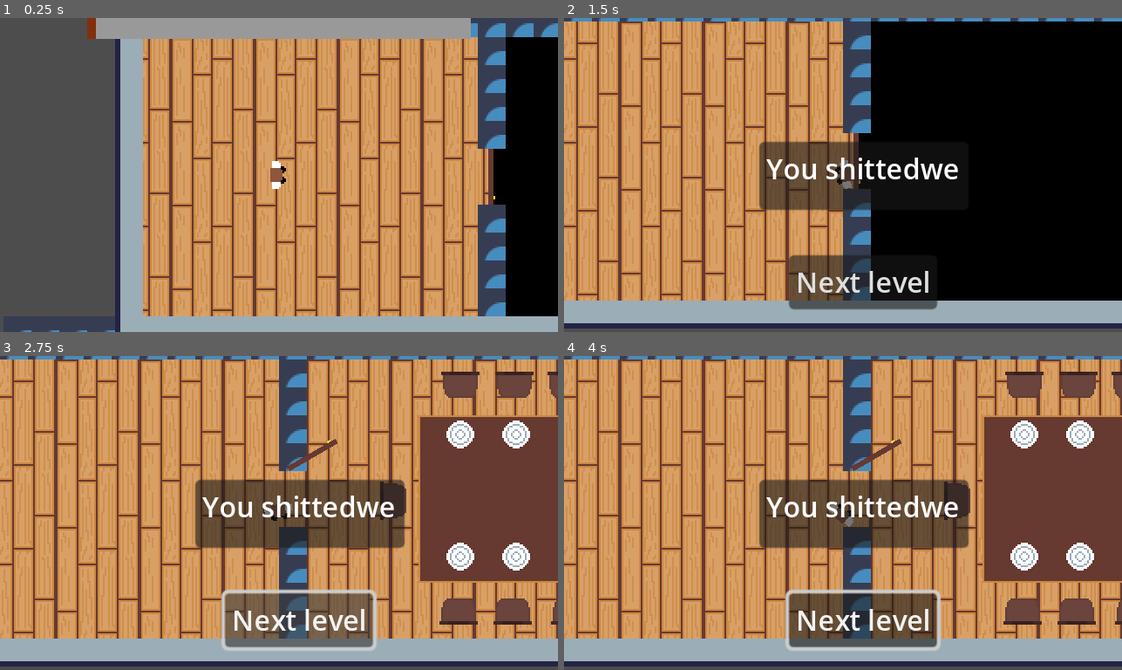
Above: before the commit, frames 1-4 (two rows, left to right).
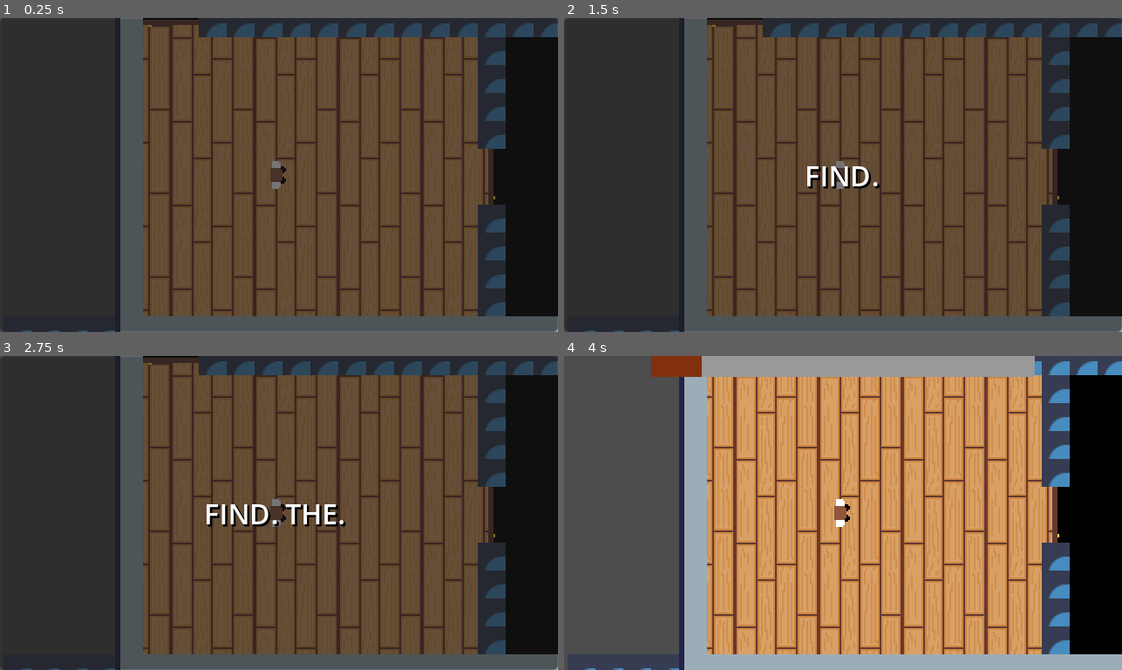
Above: after the commit, the same moments.

Repository: Access547/UWE-Game-Jam
Game: Godot game, scene res://Scenes/House level.tscn
The game is run twice, just before and just after one commit, with the same random seed, the same clock (stepped at 60 frames per second) and the same inputs. The engine's default icon, where the game draws it, is replaced by a stand-in: a white triangle on a blue panel in a dark square. Sound files missing from this copy of the repository are replaced by a short silence.
Inputs (mouse positions are in pixels of both pictures, inside the frame that each line leads up to):
- Up to frame 1 (0.25 s): no input
- Up to frame 2 (1.5 s): move the mouse to (965, 159) at 0.52 s; hold D (move_right) 0.53-1.28 s; click (965, 159) at 0.6 s; move the mouse to (731, 190) at 1.27 s; hold S (move_down) from 1.28 s (still down); tap Space (shit) at 1.35 s
- Up to frame 3 (2.75 s): release S (move_down) at 2 s; click (301, 619) at 2 s, where only the run before the commit has a clickable "Next level"
- Up to frame 4 (4 s): click (865, 619) at 2.75 s, where only the run before the commit has a clickable "Next level"; tap Enter at 3.5 s; move the mouse to (898, 443) at 3.52 s; hold D (move_right) from 3.53 s (still down); click (898, 443) at 3.6 s

The runs differ from the first frame. In frame 1, 91% of the frame differs, in the area x 0-100%, y 0-100%; in frame 2, 86%; in frame 3, 85%; in frame 4, 81%.

Commit message:
Added AMAZING intro cutscene
Added intro cutscene to character, can be used on any level!

Diff:
--- a/Scenes/House.tscn
+++ b/Scenes/House.tscn
@@ -662,7 +662,7 @@
 size = Vector2(51.1476, 20)
 
 [sub_resource type="RectangleShape2D" id="RectangleShape2D_jw1b1"]
-size = Vector2(32, 20)
+size = Vector2(32, 21)
 
 [node name="House" type="Node2D"]
 
@@ -783,6 +783,11 @@
 shape = SubResource("RectangleShape2D_jw1b1")
 debug_color = Color(0.290196, 0.631373, 0, 0.419608)
 
+[node name="CollisionShape2D2" type="CollisionShape2D" parent="Dialog Starter"]
+position = Vector2(112, -76.5)
+shape = SubResource("RectangleShape2D_jw1b1")
+debug_color = Color(0.290196, 0.631373, 0, 0.419608)
+
 [node name="NPC" parent="." instance=ExtResource("12_6xjg4")]
 position = Vector2(80, -71)
 rotation = 1.57488
--- a/Scenes/character.tscn
+++ b/Scenes/character.tscn
@@ -1,10 +1,11 @@
-[gd_scene load_steps=11 format=3 uid="uid://ck777aksqa1dj"]
+[gd_scene load_steps=14 format=3 uid="uid://ck777aksqa1dj"]
 
 [ext_resource type="Script" path="res://Scripts/character.gd" id="1_ph1sw"]
 [ext_resource type="Texture2D" uid="uid://foouufiglu3v" path="res://Assets/Art/Player_sprite.png" id="2_bl4ww"]
 [ext_resource type="Texture2D" uid="uid://dutdtbbi0qkll" path="res://Assets/Art/Poop stain.png" id="2_pcg3d"]
 [ext_resource type="Script" path="res://Scripts/Camera.gd" id="3_sytrh"]
 [ext_resource type="Script" path="res://Scripts/Poop Meter.gd" id="3_yp88r"]
+[ext_resource type="PackedScene" uid="uid://bu0fl23dqgk37" path="res://Scenes/find_the_toilet.tscn" id="6_2likp"]
 
 [sub_resource type="RectangleShape2D" id="RectangleShape2D_l3ptw"]
 size = Vector2(9, 16)
@@ -16,6 +17,84 @@
 
 [sub_resource type="StyleBoxFlat" id="StyleBoxFlat_jrcxs"]
 bg_color = Color(0.509804, 0.184314, 0.0509804, 1)
+
+[sub_resource type="Animation" id="Animation_g5rid"]
+resource_name = "Default"
+length = 4.0
+tracks/0/type = "method"
+tracks/0/imported = false
+tracks/0/enabled = true
+tracks/0/path = NodePath("Find the toilet")
+tracks/0/interp = 1
+tracks/0/loop_wrap = true
+tracks/0/keys = {
+"times": PackedFloat32Array(0),
+"transitions": PackedFloat32Array(1),
+"values": [{
+"args": [],
+"method": &"start"
+}]
+}
+tracks/1/type = "method"
+tracks/1/imported = false
+tracks/1/enabled = true
+tracks/1/path = NodePath("../..")
+tracks/1/interp = 1
+tracks/1/loop_wrap = true
+tracks/1/keys = {
+"times": PackedFloat32Array(0, 4),
+"transitions": PackedFloat32Array(1, 1),
+"values": [{
+"args": [],
+"method": &"ChangeCanMove"
+}, {
+"args": [],
+"method": &"StartTTP"
+}]
+}
+tracks/2/type = "value"
+tracks/2/imported = false
+tracks/2/enabled = true
+tracks/2/path = NodePath(".:visible")
+tracks/2/interp = 1
+tracks/2/loop_wrap = true
+tracks/2/keys = {
+"times": PackedFloat32Array(0, 4),
+"transitions": PackedFloat32Array(1, 1),
+"update": 1,
+"values": [true, false]
+}
+tracks/3/type = "method"
+tracks/3/imported = false
+tracks/3/enabled = true
+tracks/3/path = NodePath("../..")
+tracks/3/interp = 1
+tracks/3/loop_wrap = true
+tracks/3/keys = {
+"times": PackedFloat32Array(4),
+"transitions": PackedFloat32Array(1),
+"values": [{
+"args": [],
+"method": &"ChangeCanMove"
+}]
+}
+tracks/4/type = "value"
+tracks/4/imported = false
+tracks/4/enabled = true
+tracks/4/path = NodePath("../Control/ProgressBar:visible")
+tracks/4/interp = 1
+tracks/4/loop_wrap = true
+tracks/4/keys = {
+"times": PackedFloat32Array(0, 4),
+"transitions": PackedFloat32Array(1, 1),
+"update": 1,
+"values": [false, true]
+}
+
+[sub_resource type="AnimationLibrary" id="AnimationLibrary_gv78i"]
+_data = {
+"Default": SubResource("Animation_g5rid")
+}
 
 [sub_resource type="RectangleShape2D" id="RectangleShape2D_5duls"]
 size = Vector2(9, 16)
@@ -158,6 +237,23 @@
 theme_override_font_sizes/font_size = 12
 text = "Menu"
 
+[node name="Panel" type="Panel" parent="HUD"]
+visible = false
+anchors_preset = 15
+anchor_right = 1.0
+anchor_bottom = 1.0
+grow_horizontal = 2
+grow_vertical = 2
+
+[node name="Find the toilet" parent="HUD/Panel" instance=ExtResource("6_2likp")]
+layout_mode = 1
+
+[node name="AnimationPlayer" type="AnimationPlayer" parent="HUD/Panel"]
+libraries = {
+"": SubResource("AnimationLibrary_gv78i")
+}
+autoplay = "Default"
+
 [node name="ttp" type="Timer" parent="."]
 wait_time = 30.0
 one_shot = true
@@ -173,6 +269,9 @@
 [node name="CollisionShape2D" type="CollisionShape2D" parent="interactable"]
 position = Vector2(-0.5, 0)
 shape = SubResource("RectangleShape2D_5duls")
+
+[node name="AudioStreamPlayer2D" type="AudioStreamPlayer2D" parent="."]
+volume_db = -20.0
 
 [connection signal="pressed" from="HUD/youLose/Replay" to="." method="_on_replay_pressed"]
 [connection signal="pressed" from="HUD/youLose/Menu" to="." method="_on_menu_pressed"]
--- /dev/null
+++ b/Scenes/find_the_toilet.tscn
@@ -0,0 +1,71 @@
+[gd_scene load_steps=5 format=3 uid="uid://bu0fl23dqgk37"]
+
+[ext_resource type="AudioStream" uid="uid://b7nyo40juc5id" path="res://Assets/Sounds/SFX/Impact noise.wav" id="1_lwvk1"]
+[ext_resource type="Script" path="res://Scripts/find_the_toilet.gd" id="1_ns651"]
+
+[sub_resource type="Animation" id="Animation_h0g37"]
+resource_name = "Default"
+length = 4.0
+tracks/0/type = "value"
+tracks/0/imported = false
+tracks/0/enabled = true
+tracks/0/path = NodePath("RichTextLabel:visible_ratio")
+tracks/0/interp = 1
+tracks/0/loop_wrap = true
+tracks/0/keys = {
+"times": PackedFloat32Array(0, 1, 2, 3),
+"transitions": PackedFloat32Array(4838.61, 4838.61, 4838.61, 1e-05),
+"update": 0,
+"values": [0.0, 0.33, 0.66, 1.0]
+}
+tracks/1/type = "value"
+tracks/1/imported = false
+tracks/1/enabled = true
+tracks/1/path = NodePath("AudioStreamPlayer:playing")
+tracks/1/interp = 1
+tracks/1/loop_wrap = true
+tracks/1/keys = {
+"times": PackedFloat32Array(1, 2, 3),
+"transitions": PackedFloat32Array(1, 1, 1),
+"update": 1,
+"values": [true, true, true]
+}
+
+[sub_resource type="AnimationLibrary" id="AnimationLibrary_28ytb"]
+_data = {
+"Default": SubResource("Animation_h0g37")
+}
+
+[node name="Find the toilet" type="Control"]
+layout_mode = 3
+anchors_preset = 15
+anchor_right = 1.0
+anchor_bottom = 1.0
+grow_horizontal = 2
+grow_vertical = 2
+script = ExtResource("1_ns651")
+
+[node name="AudioStreamPlayer" type="AudioStreamPlayer" parent="."]
+stream = ExtResource("1_lwvk1")
+volume_db = -15.0
+
+[node name="RichTextLabel" type="RichTextLabel" parent="."]
+layout_mode = 1
+anchors_preset = 14
+anchor_top = 0.5
+anchor_right = 1.0
+anchor_bottom = 0.5
+offset_top = -11.5
+offset_bottom = 11.5
+grow_horizontal = 2
+grow_vertical = 2
+theme_override_colors/default_color = Color(1, 1, 1, 1)
+theme_override_colors/font_shadow_color = Color(0, 0, 0, 1)
+bbcode_enabled = true
+text = "[center]FIND. THE. TOILET.[/center]"
+fit_content = true
+
+[node name="AnimationPlayer" type="AnimationPlayer" parent="."]
+libraries = {
+"": SubResource("AnimationLibrary_28ytb")
+}
--- a/Scripts/character.gd
+++ b/Scripts/character.gd
@@ -13,10 +13,8 @@
 @export var level: String
 
 @onready var ttp = $ttp
+@onready var music = $AudioStreamPlayer2D
 
-
-func _ready():
-	StartTTP(time)
 
 func _physics_process(delta):
 	if NumberManager.canMove:
@@ -86,22 +84,25 @@
 	$HUD/Control/ProgressBar.visible = false
 
 func youLose():
+
+	music.set_stream(load("res://Assets/Sounds/Music/poop_game_endscreen.wav"))
+	music.play(0)
 	$HUD/youLose.visible = true
-	NumberManager.canMove = false
+
 	$Sprite2D.set_texture(preload("res://Assets/Art/Player fallen.png"))
 	$Poop.visible = true
+	$HUD/Control/ProgressBar.visible = false
 
 	if get_node_or_null("HUD/Dialog"):
 		$HUD/Dialog.EndDialog()
-
+	NumberManager.canMove = false
 
 func _on_ttp_timeout():
 	youLose()
 
 
-func StartTTP(time):
+func StartTTP():
 	ttp.start(time)
-
 
 
 
@@ -111,3 +112,7 @@
 
 func _on_menu_pressed():
 	get_tree().change_scene_to_file("res://Scenes/level_select.tscn")
+
+
+func ChangeCanMove():
+	NumberManager.canMove = !NumberManager.canMove
--- /dev/null
+++ b/Scripts/find_the_toilet.gd
@@ -0,0 +1,6 @@
+extends Control
+
+
+
+func start():
+	$AnimationPlayer.play("Default")
Not shown, removed: Assets/Sounds/Music/poop_game_endscreen.mp3.import
Not shown, added: Assets/Sounds/Music/poop_game_endscreen.wav.import
Not shown, added: Assets/Sounds/SFX/Impact noise.wav.import
Not shown, added: Assets/Sounds/SFX/poop_game_endscreen.wav.import
Not shown: 1 places in Scenes/street.tscn that only renumber resources
Not shown, removed: Assets/Sounds/Music/poop_game_endscreen.mp3
Not shown, added: Assets/Sounds/Music/poop_game_endscreen.wav
Not shown, added: Assets/Sounds/SFX/Impact noise.wav
Not shown, added: Assets/Sounds/SFX/poop_game_endscreen.wav
